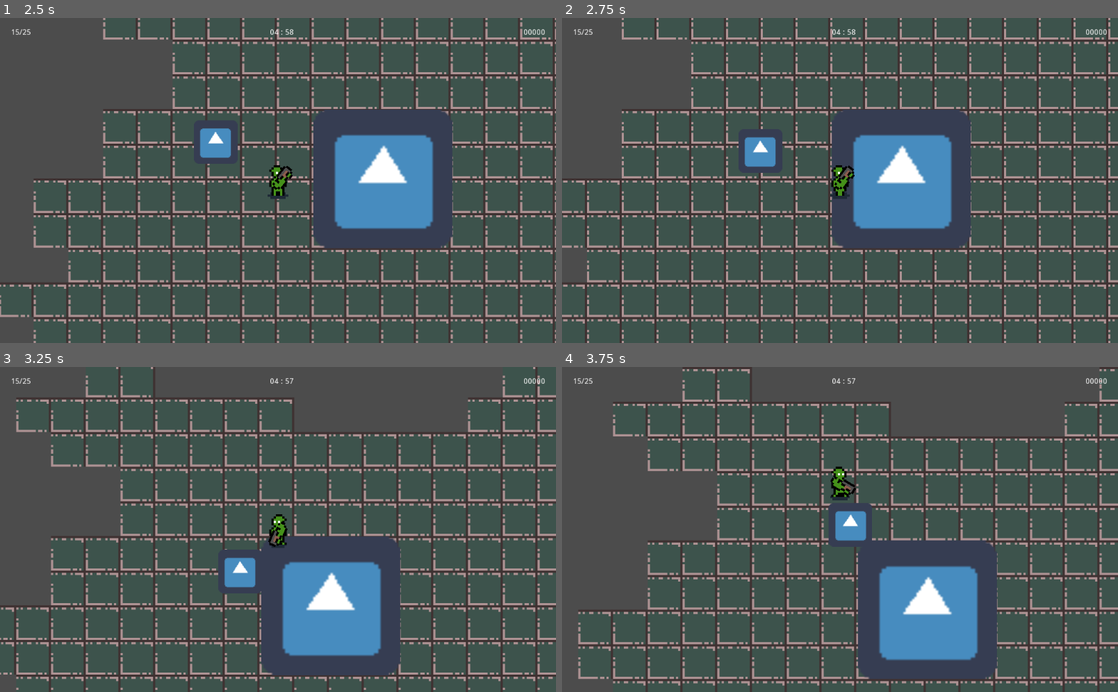
Above: before the commit, frames 1-4 (two rows, left to right).
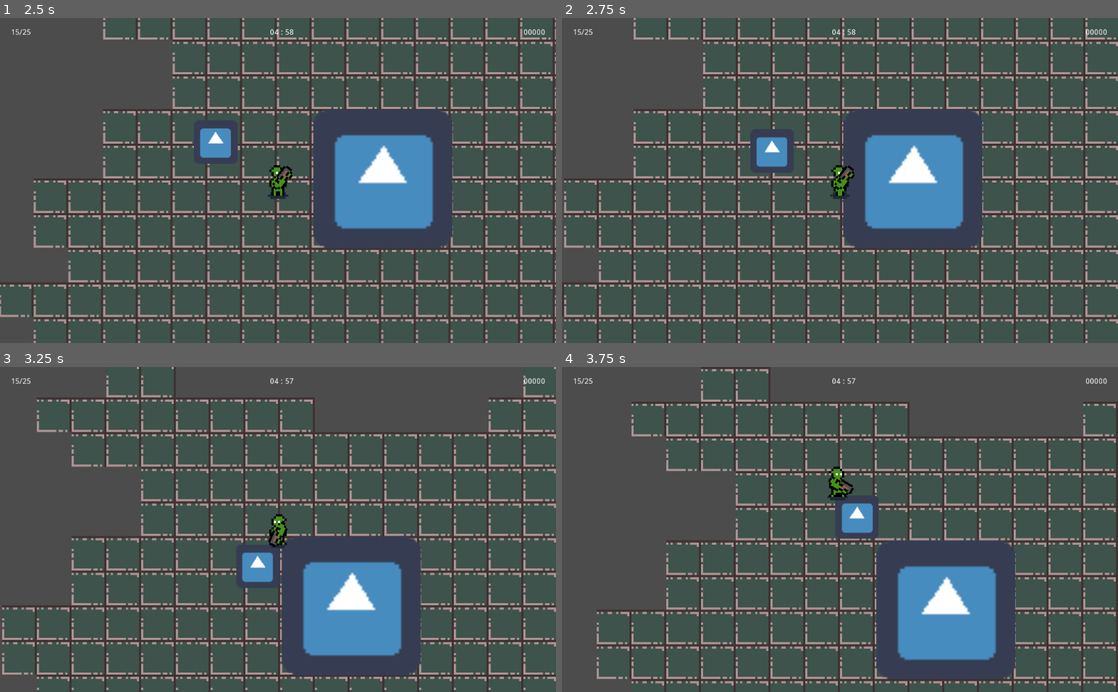
Above: after the commit, the same moments.

Repository: jimmyjonezz/Annigilation
Game: Godot game, scene res://Main/Main.tscn
The game is run twice, just before and just after one commit, with the same random seed, the same clock (stepped at 60 frames per second) and the same inputs. The engine's default icon, where the game draws it, is replaced by a stand-in: a white triangle on a blue panel in a dark square.
Inputs (mouse positions are in pixels of both pictures, inside the frame that each line leads up to):
- Up to frame 1 (2.5 s): move the mouse to (400, 164) at 0.52 s; hold Right (ui_right) 0.53-1.28 s; move the mouse to (166, 196) at 1.27 s; hold Down (ui_down) 1.28-2.03 s; move the mouse to (333, 109) at 2.02 s; hold Right (ui_right) from 2.03 s (still down)
- Up to frame 2 (2.75 s): keep holding Right (ui_right)
- Up to frame 3 (3.25 s): move the mouse to (250, 594) at 2.77 s; release Right (ui_right) at 2.78 s; hold Up (ui_up) from 2.78 s (still down)
- Up to frame 4 (3.75 s): move the mouse to (1006, 578) at 3.52 s; release Up (ui_up) at 3.53 s; hold Left (ui_left) from 3.53 s (still down)

Frame 1 is identical in both runs. In frame 2, 21% of the frame differs, in the area x 0-100%, y 0-100%; in frame 3, 21%; in frame 4, 20%.

Commit message:
0.5.7

Diff:
--- a/Bullet/Bullet.gd
+++ b/Bullet/Bullet.gd
@@ -4,10 +4,12 @@
 
 var speed = 340
 var velocity = Vector2()
+export (float) var knockback = 1
 
-func start(pos, dir) -> void:
+func start(pos, dir, bullet_knockback) -> void:
 	rotation = dir
 	position = pos
+	knockback = bullet_knockback
 	velocity += Vector2(speed, 0).rotated(rotation)
 
 func _physics_process(delta) -> void:
--- a/Bullet/Bullet.tscn
+++ b/Bullet/Bullet.tscn
@@ -7,7 +7,9 @@
 radius = 2.00652
 height = 2.01147
 
-[node name="Bullet" type="KinematicBody2D"]
+[node name="Bullet" type="KinematicBody2D" groups=[
+"bullet",
+]]
 collision_layer = 16
 collision_mask = 14
 script = ExtResource( 1 )
@@ -23,5 +25,5 @@
 shape = SubResource( 1 )
 
 [node name="VisibilityNotifier2D" type="VisibilityNotifier2D" parent="."]
-scale = Vector2( 0.300211, 0.196591 )
+scale = Vector2( 0.3, 0.2 )
 [connection signal="screen_exited" from="VisibilityNotifier2D" to="." method="_on_VisibilityNotifier2D_screen_exited"]
--- a/Player/Player.gd
+++ b/Player/Player.gd
@@ -2,6 +2,7 @@
 
 #загружаем префаб пуль
 export var Bullet : PackedScene
+var knockback = 0
 #onready var camera = $"../../Position/Player/Camera2D"
 
 func _process(delta) -> void:
@@ -36,6 +37,6 @@
 	$Shooting.start()
 	var bullet = Bullet.instance()
 	get_parent().add_child(bullet)
-	bullet.start($Gun/Position2D.global_position, $Gun.rotation)
+	bullet.start($Gun/Position2D.global_position, $Gun.rotation, knockback)
 	#выстрел
 	#take_damage(-1)
--- a/Robots/Enemy/Enemy.gd
+++ b/Robots/Enemy/Enemy.gd
@@ -4,6 +4,7 @@
 
 var r = 25
 var offset = 0
+var knockback = 0
 onready var player = $"../Position/Player"
 
 var current_health
@@ -26,12 +27,13 @@
 
 		var bullet = Bullet.instance()
 		get_parent().add_child(bullet)
-		bullet.start(Vector2(position.x, position.y + bullet_spread), angle)
+		bullet.start(Vector2(position.x, position.y + bullet_spread), angle, knockback)
 
 func _on_Tic_timeout():
 	#вычисляем дистанцию до игрока и стреляем
 	if position.distance_to(player.position) < 250:
-		danmaku()
+		return
+		#danmaku()
 
 func hit() -> void:
 	#var global_t = get_global_transform()
--- a/Robots/Enemy/Enemy.tscn
+++ b/Robots/Enemy/Enemy.tscn
@@ -1,8 +1,11 @@
-[gd_scene load_steps=4 format=2]
+[gd_scene load_steps=5 format=2]
 
 [ext_resource path="res://Robots/Enemy/Enemy.gd" type="Script" id=1]
 [ext_resource path="res://Bullet/Bullet.tscn" type="PackedScene" id=2]
 [ext_resource path="res://icon.png" type="Texture" id=3]
+
+[sub_resource type="CircleShape2D" id=1]
+radius = 30.0167
 
 [node name="Enemy" type="KinematicBody2D"]
 collision_layer = 2
@@ -16,4 +19,7 @@
 [node name="Tic" type="Timer" parent="."]
 wait_time = 5.0
 autostart = true
+
+[node name="CollisionShape2D" type="CollisionShape2D" parent="."]
+shape = SubResource( 1 )
 [connection signal="timeout" from="Tic" to="." method="_on_Tic_timeout"]
--- a/Robots/Kamikaze/Kamikaze.gd
+++ b/Robots/Kamikaze/Kamikaze.gd
@@ -6,6 +6,7 @@
 var path : = PoolVector2Array() setget set_path
 var velocity = Vector2()
 var current_health
+var knockdir
 
 func _ready():
 	randomize()
@@ -34,9 +35,21 @@
 		set_process(false)
 
 func hit() -> void:
-	#var global_t = get_global_transform()
+	for body in $hitbox.get_overlapping_bodies():
+		pass
+
 	current_health -= 1
 
 	if current_health == 0:
 		$"../../GUI".take_score()
 		queue_free()
+
+#я так и не понял, работает через раз
+# в прошлых версиях Годот все было изумительно
+func _on_hitbox_body_entered(body):
+	if body.is_in_group("bullet"):
+		#knockdir = (body.transform.get_origin() - transform.origin) / 5
+		#velocity = move_and_slide(knockdir * position)
+		#print("knock: ", knockdir * position)
+		#print("pos: ", position)
+		pass
--- a/Robots/Kamikaze/Kamikaze.tscn
+++ b/Robots/Kamikaze/Kamikaze.tscn
@@ -1,9 +1,12 @@
-[gd_scene load_steps=4 format=2]
+[gd_scene load_steps=5 format=2]
 
 [ext_resource path="res://Robots/Kamikaze/Kamikaze.gd" type="Script" id=1]
 [ext_resource path="res://icon.png" type="Texture" id=2]
 
 [sub_resource type="CircleShape2D" id=1]
+
+[sub_resource type="CircleShape2D" id=2]
+radius = 17.0
 
 [node name="Kamikaze" type="KinematicBody2D"]
 collision_layer = 2
@@ -16,3 +19,12 @@
 
 [node name="CollisionShape2D" type="CollisionShape2D" parent="."]
 shape = SubResource( 1 )
+
+[node name="hitbox" type="Area2D" parent="."]
+priority = 1.0
+collision_layer = 2
+collision_mask = 16
+
+[node name="CollisionShape2D" type="CollisionShape2D" parent="hitbox"]
+shape = SubResource( 2 )
+[connection signal="body_entered" from="hitbox" to="." method="_on_hitbox_body_entered"]
